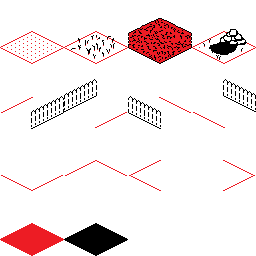
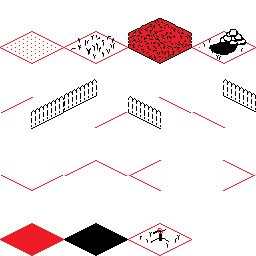
Layer changes from the first 256 x 256 image to the second:
added layer "sprinkler" above "12_hole2" over <box>128,223,192,256</box>
